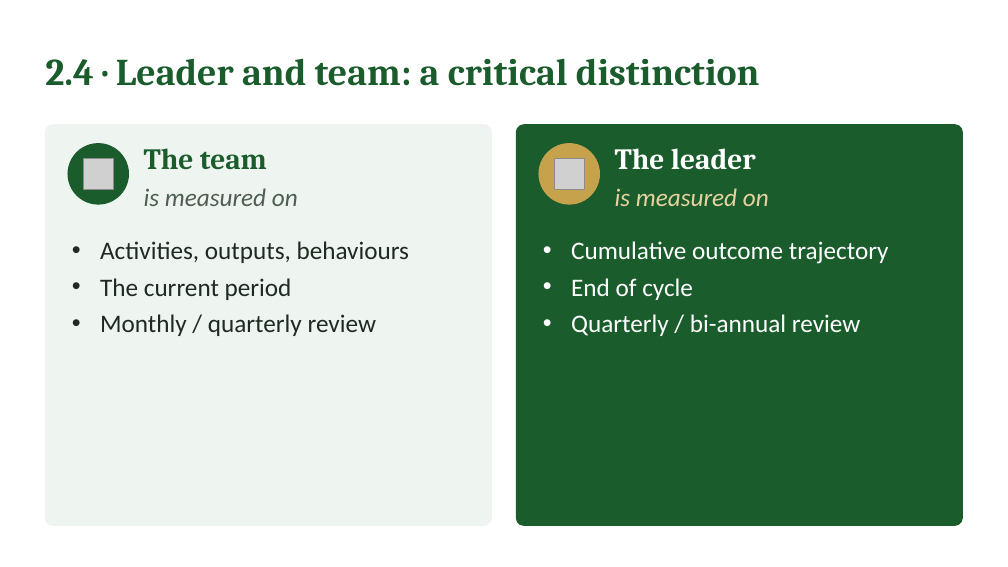
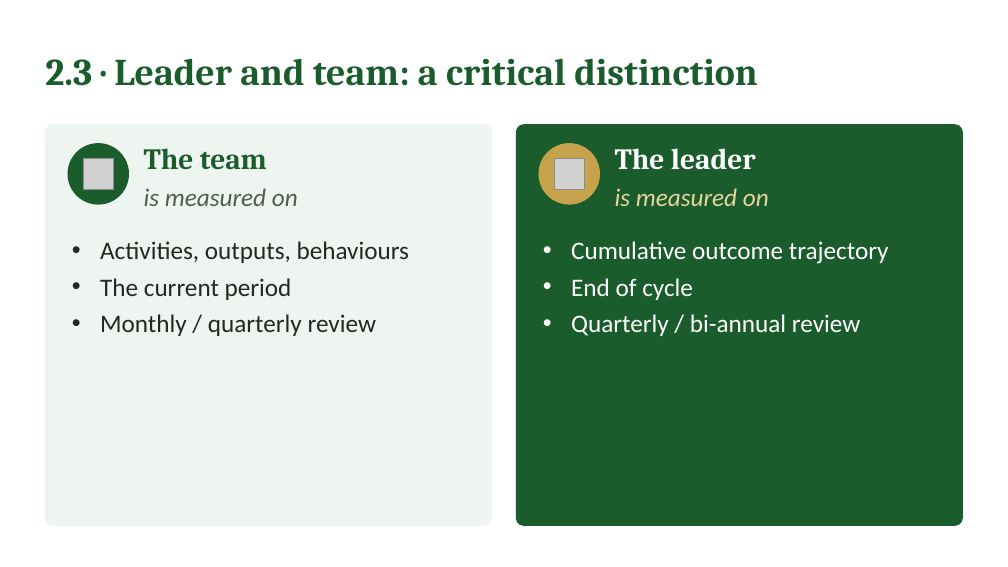
Before and after one commit to IBSL26/ibsl-platform, a slide deck: slide 15 of Unit decks/Unit 06 - Performance Management Setup.pptx (slide 14 before the commit). Drawn at 1008x567 pixels with LibreOffice and Linux fonts; fonts in the diff are those of the drawing; grey boxes stand for pictures. Boxes give left, top, right and bottom in pixels: in the first picture for what was removed or moved away, otherwise in the second. Text is boxed around its words. In the diff, an @@ line names an element or a change of style, - is before the commit and + after.

```diff
--- a/Unit decks/Unit 06 - Performance Management Setup.pptx
+++ b/Unit decks/Unit 06 - Performance Management Setup.pptx
@@ text at (45, 58, 758, 86): text changed @@
-2.4 · Leader and team: a critical distinction
+2.3 · Leader and team: a critical distinction
```
Also in this commit, not shown: 9 other slides changed, 6 slides added, 6 slides removed, 1 other file.
